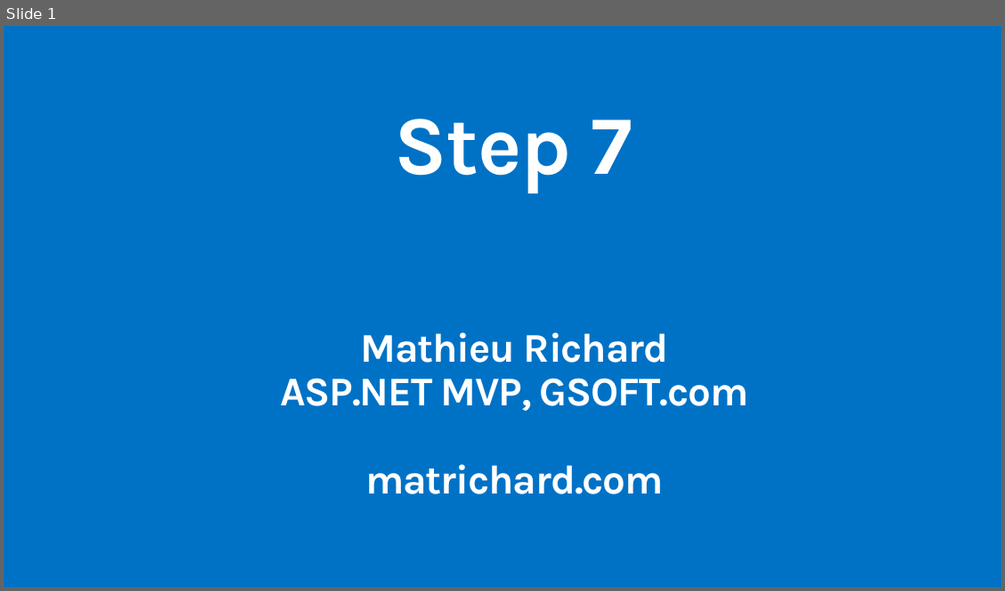
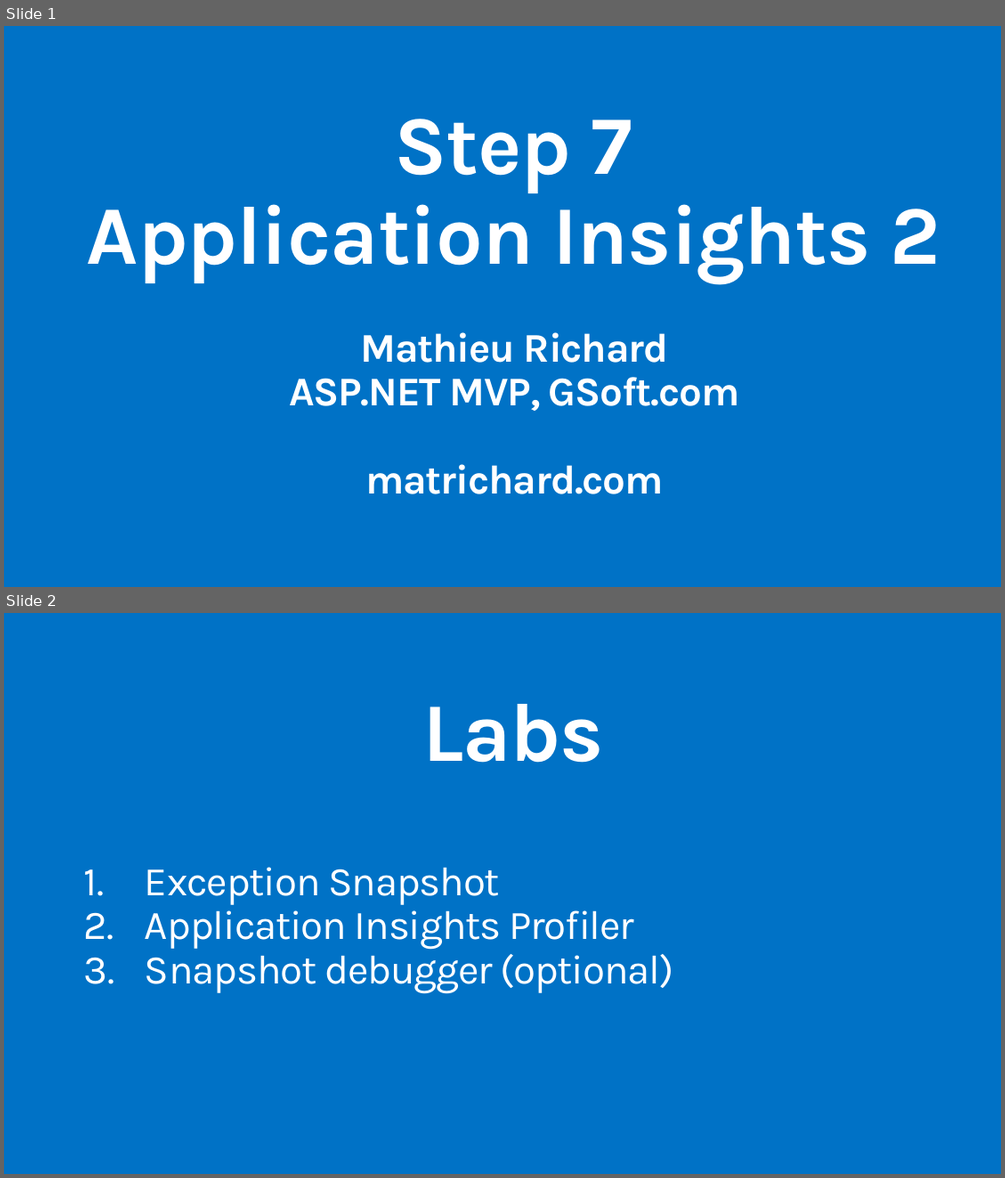
Before and after one commit to MSDEVMTL/GlobalAzureBootcamp2018, a slide deck: Step7/Step7-AppInsights2.pptx. Shown one above the other, each under a label of ours: slide 1 before the commit, slides 1 and 2 after it. The pictures are 1005x591 and 1005x1178 pixels, drawn with LibreOffice and Linux fonts; fonts in the diff are those of the drawing; background and template pictures are left out. Boxes give left, top, right and bottom in pixels: in the first picture for what was removed or moved away, otherwise in the second. Text is boxed around its words. In the diff, an @@ line names an element or a change of style, - is before the commit and + after.

Commit message:
fix typo and finish of slides

```diff
--- a/Step7/Step7-AppInsights2.pptx
+++ b/Step7/Step7-AppInsights2.pptx
@@ slide 2 added at (x1=4, y1=613, x2=1001, y2=1174), background #0072C6 @@
@@ title added at (x1=422, y1=704, x2=604, y2=763), 80 pt, text #FFFFFF, bold @@
+Labs
@@ text added at (x1=145, y1=867, x2=673, y2=993), 39.2 pt, text #FFFFFF @@
+1. Exception Snapshot
+2. Application Insights Profiler
+3. Snapshot debugger (optional)
@@ slide 1 changed as well @@
@@ title at (x1=87, y1=119, x2=939, y2=283): text changed @@
-Step 7
+Step 7
+Application Insights 2
@@ text at (x1=289, y1=377, x2=740, y2=410): text changed @@
-ASP.NET MVP, GSOFT.com
+ASP.NET MVP, GSoft.com
```
Also in this commit, not shown: 2 other slides changed, 4 other slides added, 1 other file.
